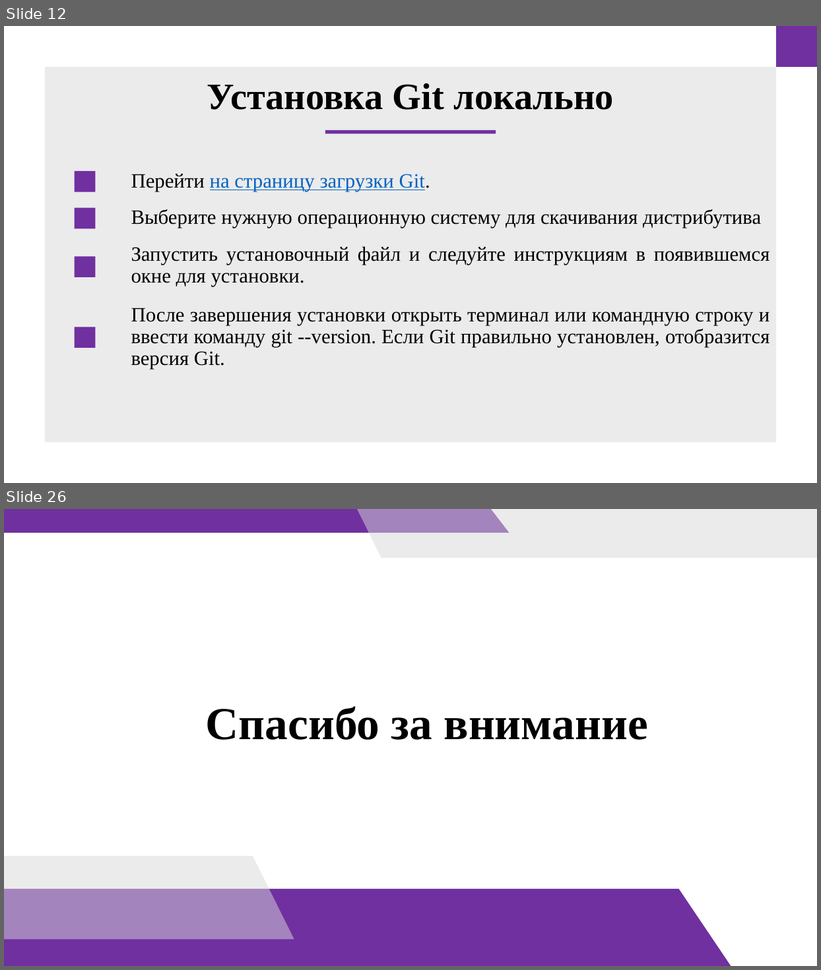
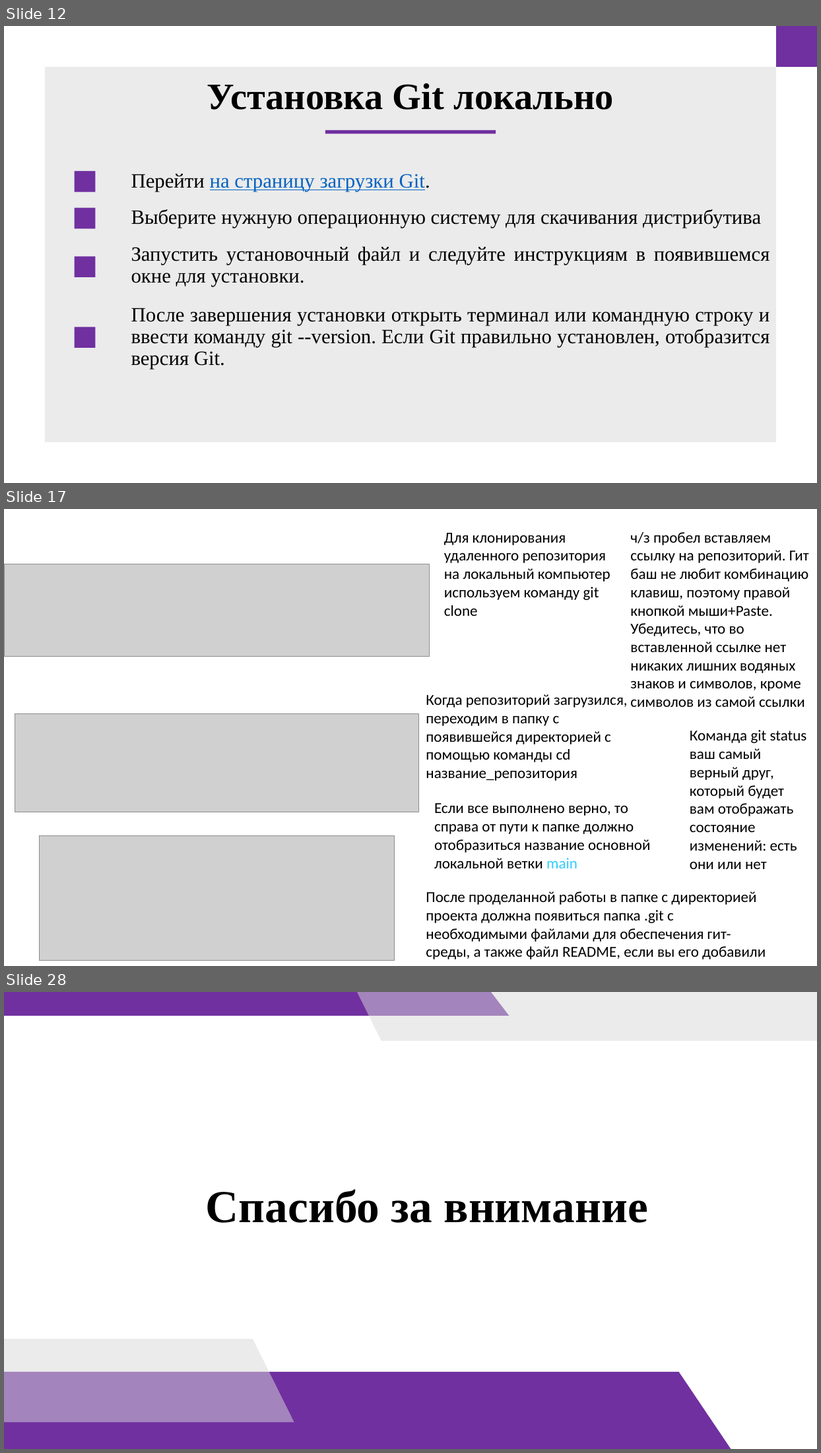
Before and after one commit to doshenka/akademy_files, a slide deck: преза на 11-23-24.pptx. Shown one above the other, each under a label of ours: slides 12 and 26 before the commit, slides 12, 17 and 28 after it; the slides between them are not shown. The pictures are 821x970 and 821x1453 pixels, drawn with LibreOffice and Linux fonts; fonts in the diff are those of the drawing; grey boxes stand for pictures. Boxes give left, top, right and bottom in pixels: in the first picture for what was removed or moved away, otherwise in the second. Text is boxed around its words. In the diff, an @@ line names an element or a change of style, - is before the commit and + after.

```diff
--- a/преза на 11-23-24.pptx
+++ b/преза на 11-23-24.pptx
@@ slide 17 added at [4, 509, 817, 966], background #FFFFFF @@
@@ text added at [444, 533, 611, 616], 18 pt, text #000000 @@
+Для клонирования удаленного репозитория на локальный компьютер используем команду git clone
@@ text added at [630, 532, 809, 707], 18 pt, text #000000 @@
+ч/з пробел вставляем ссылку на репозиторий. Гит баш не любит комбинацию клавиш, поэтому правой кнопкой мыши+Paste.
+Убедитесь, что во вставленной ссылке нет никаких лишних водяных знаков и символов, кроме символов из самой ссылки
@@ picture added at [4, 564, 430, 657] @@
@@ text added at [426, 694, 628, 781], 18 pt, text #000000 @@
+Когда репозиторий загрузился, переходим в папку с появившейся директорией с помощью команды cd название_репозитория
@@ picture added at [15, 714, 418, 811] @@
@@ text added at [690, 730, 807, 869], 18 pt, text #000000 @@
+Команда git status ваш самый верный друг, который будет вам отображать состояние изменений: есть они или нет
@@ text added at [434, 803, 650, 869], 18 pt, text #000000 @@
+Если все выполнено верно, то справа от пути к папке должно отобразиться название основной локальной ветки main
@@ picture added at [40, 836, 395, 961] @@
@@ text added at [426, 892, 766, 960], 18 pt, text #000000 @@
+После проделанной работы в папке с директорией проекта должна появиться папка .git с необходимыми файлами для обеспечения гит-среды, а также файл README, если вы его добавили
@@ what was slide 26 is now slide 28 @@
```
Also in this commit, not shown: 2 slides changed, 12 other slides added, 11 slides removed.
